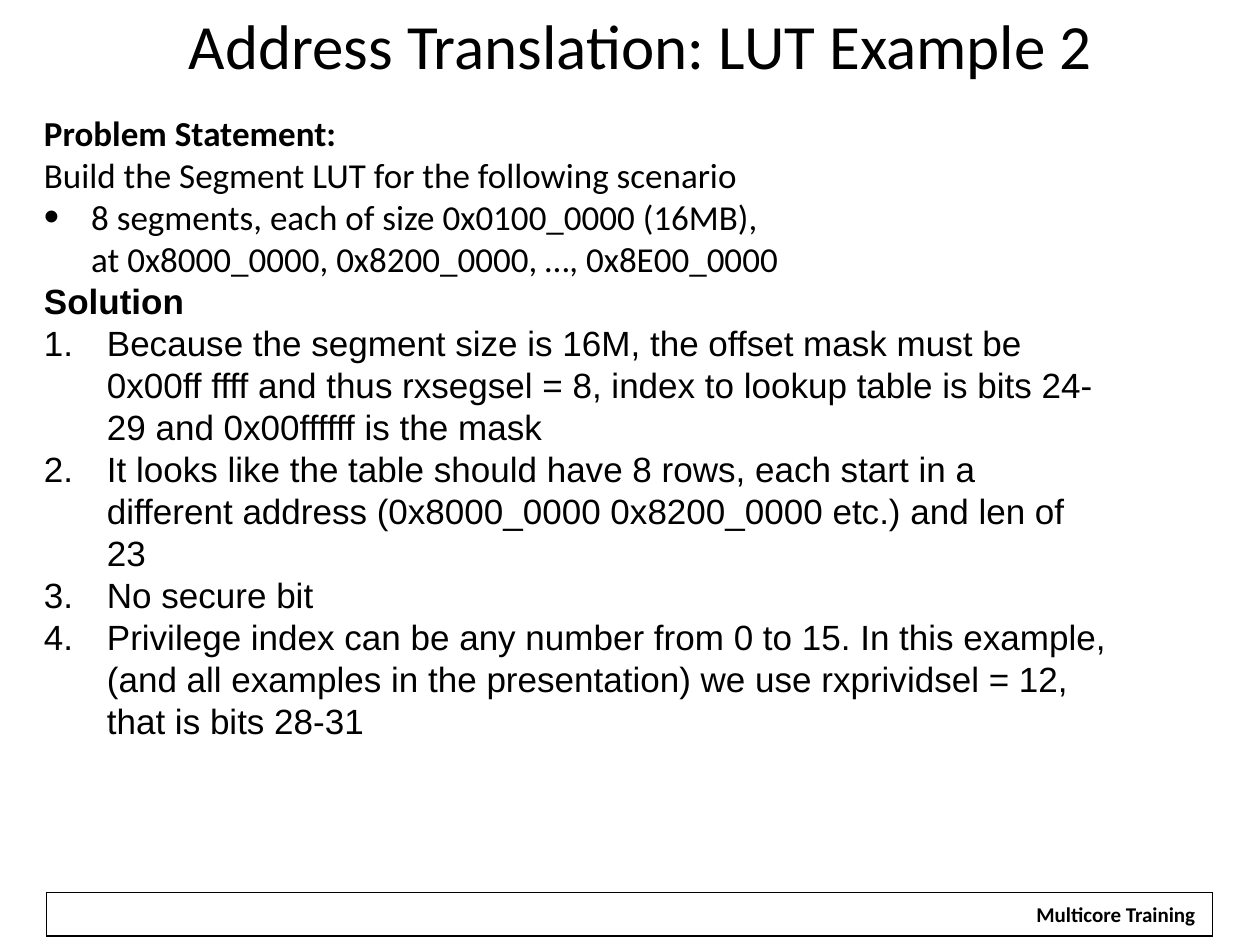
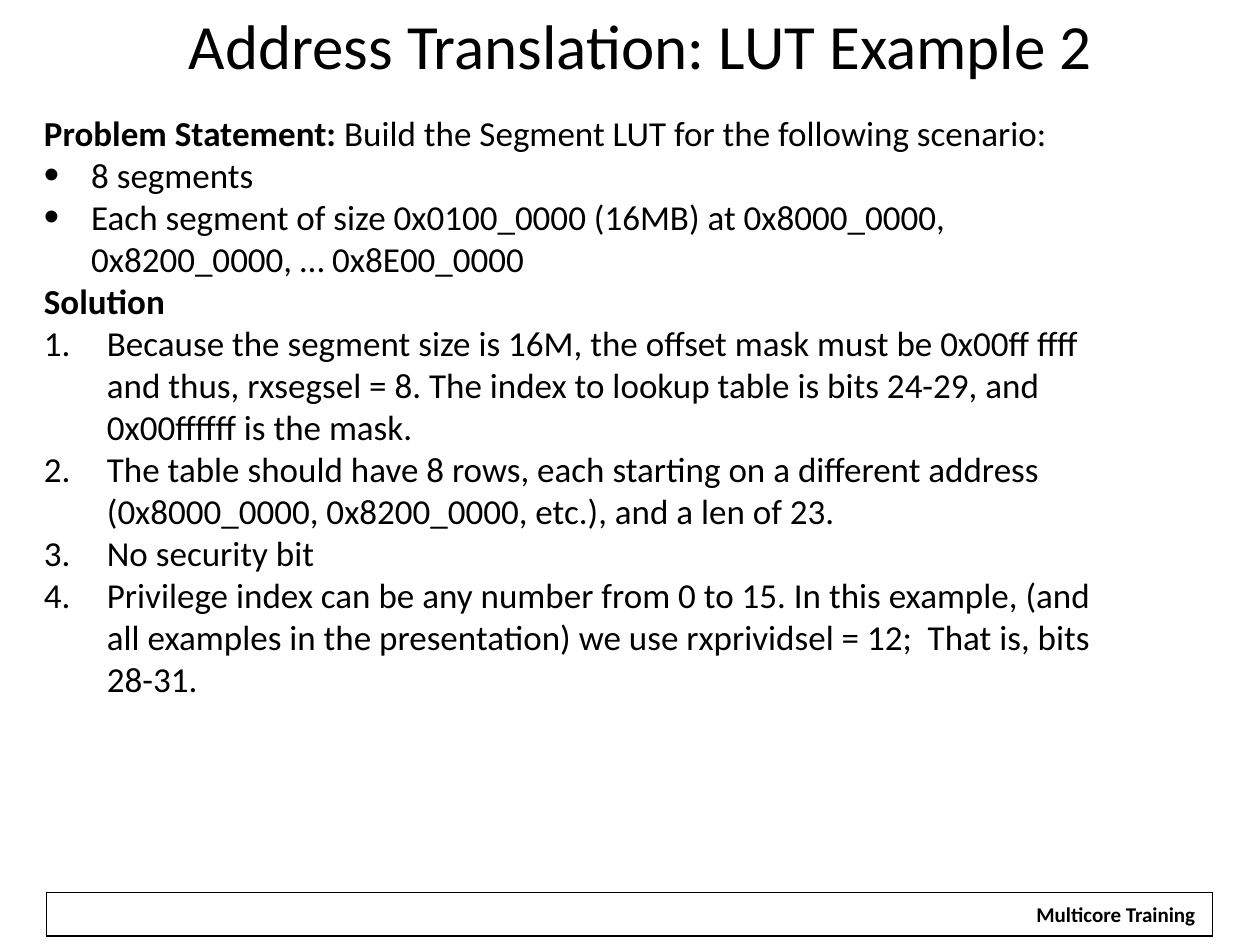
Before and after one commit to hari1989/keystone-workshop, a slide deck: slide 34 of slides/Intro to Hyperlink.pptx (slide 32 before the commit). Drawn at 1260x945 pixels with LibreOffice and Linux fonts; fonts in the diff are those of the drawing; background and template pictures are left out. Boxes give left, top, right and bottom in pixels: in the first picture for what was removed or moved away, otherwise in the second. Text is boxed around its words. In the diff, an @@ line names an element or a change of style, - is before the commit and + after.

```diff
--- a/slides/Intro to Hyperlink.pptx
+++ b/slides/Intro to Hyperlink.pptx
@@ text at [44,121,1046,277]: text changed @@
-Problem Statement:
-Build the Segment LUT for the following scenario
-• 8 segments, each of size 0x0100_0000 (16MB),
-  at 0x8000_0000, 0x8200_0000, …, 0x8E00_0000
+Problem Statement: Build the Segment LUT for the following scenario:
+• 8 segments
+• Each segment of size 0x0100_0000 (16MB) at 0x8000_0000, 0x8200_0000, … 0x8E00_0000
@@ text at [44,289,165,315]: font Arial to Calibri in "Solution" @@
@@ text at [107,331,1090,693]: text changed; font Arial to Calibri @@
-1. Because the segment size is 16M, the offset mask must be 0x00ff ffff and thus rxsegsel = 8, index to lookup table is bits 24-29 and 0x00ffffff is the mask
-2. It looks like the table should have 8 rows, each start in a different address (0x8000_0000 0x8200_0000 etc.) and len of 23
-3. No secure bit
-4. Privilege index can be any number from 0 to 15. In this example, (and all examples in the presentation) we use rxprividsel = 12, that is bits 28-31
+1. Because the segment size is 16M, the offset mask must be 0x00ff ffff and thus, rxsegsel = 8. The index to lookup table is bits 24-29, and 0x00ffffff is the mask.
+2. The table should have 8 rows, each starting on a different address (0x8000_0000, 0x8200_0000, etc.), and a len of 23.
+3. No security bit
+4. Privilege index can be any number from 0 to 15. In this example, (and all examples in the presentation) we use rxprividsel = 12; That is, bits 28-31.
```
Also in this commit, not shown: 45 other slides changed, 3 slides added, 1 slide removed.
